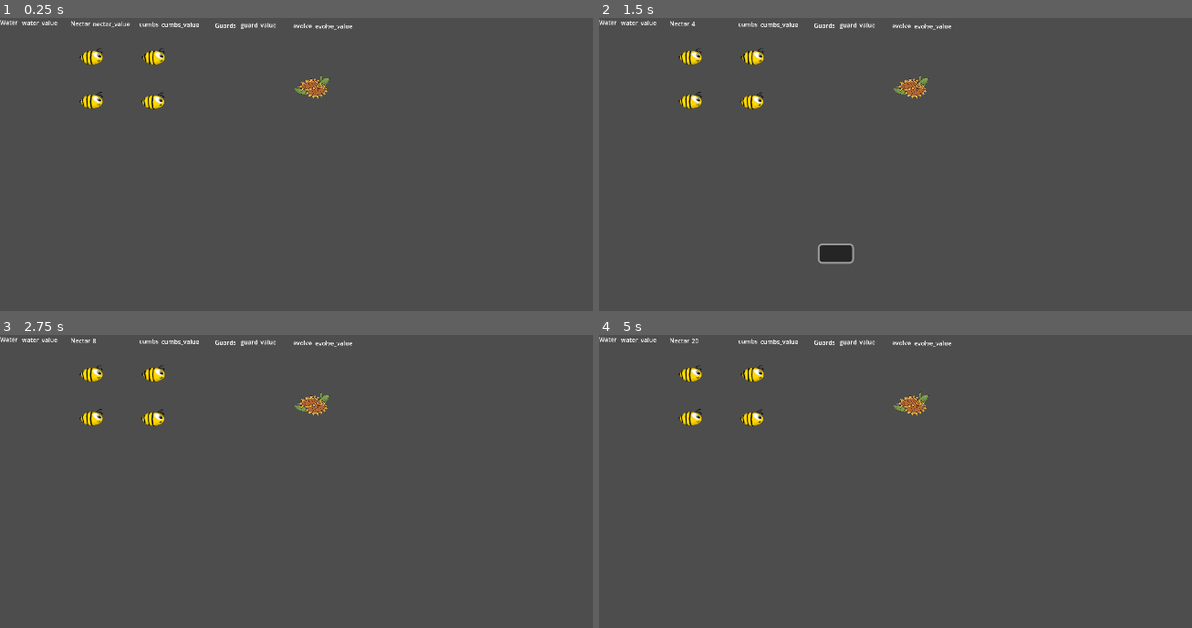
Above: before the commit, frames 1-4 (two rows, left to right).
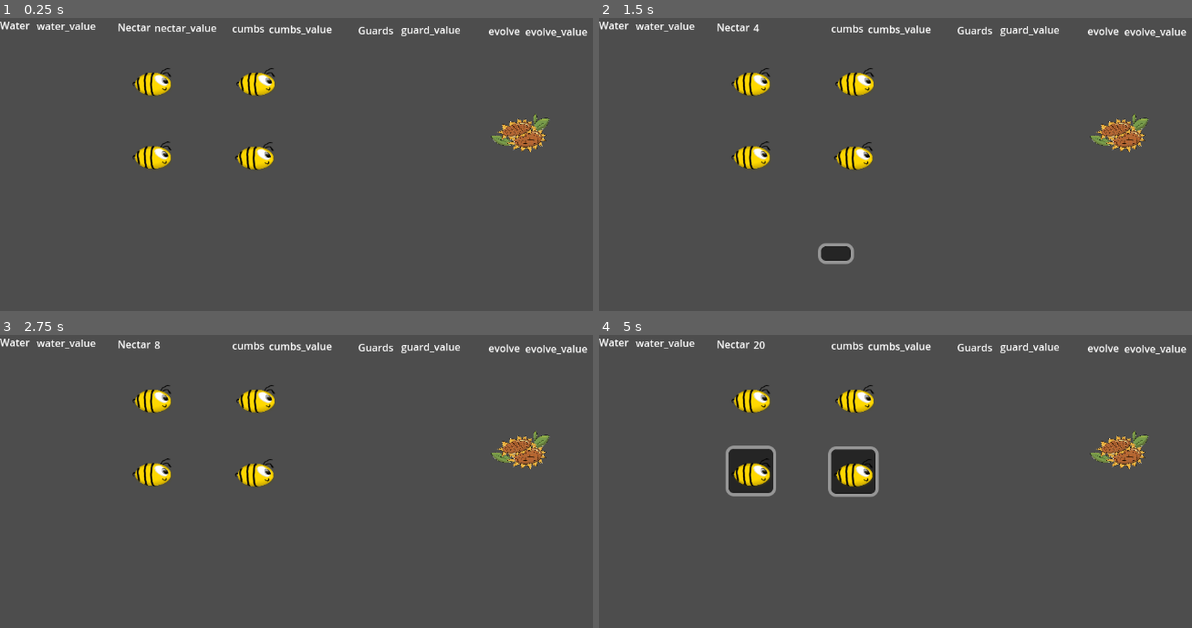
Above: after the commit, the same moments.

Repository: chocolandTV/bee-hiverimps
Game: Godot game, scene res://scenes/_game/game.tscn
Two runs of this game, one before a commit and one after it. Both use one fixed random seed, a clock stepped at 60 frames per second and the inputs below. The project has no main scene, so this scene is started directly.
Inputs (mouse positions are in pixels of both pictures, inside the frame that each line leads up to):
- Up to frame 1 (0.25 s): no input
- Up to frame 2 (1.5 s): tap Enter at 0.5 s; move the mouse to (1126, 202) at 0.52 s; click (1126, 202) at 0.6 s; tap Space at 1.25 s; drag from (818, 243) to (925, 305) at 1.27 s
- Up to frame 3 (2.75 s): move the mouse to (438, 449) at 2.02 s; hold Right mouse button (right_click) from 2.03 s (still down); click (438, 449) at 2.3 s
- Up to frame 4 (5 s): release Right mouse button (right_click) at 2.75 s; tap Enter at 2.75 s; drag from (925, 622) to (747, 478) at 2.77 s; move the mouse to (1180, 601) at 3.52 s; click (1180, 601) at 3.6 s; tap Space at 4.25 s; drag from (747, 478) to (853, 437) at 4.27 s

The runs differ from the first frame. In frame 1, 4.5% of the frame differs, in the area x 0-100%, y 0-53%; in frame 2, 4.5%; in frame 3, 4.4%; in frame 4, 6.5%, in the area x 0-100%, y 0-56%.

Commit message:
short_click implement

Diff:
--- a/components/mechanics/selection_component.gd
+++ b/components/mechanics/selection_component.gd
@@ -24,7 +24,9 @@
 func get_units_in_area(area):
 	var area_units = []
 	for unit in units:
-		if (unit.position.x > area[0].x) and (unit.position.x < area[1].x):
+		if (unit.position).distance_to(area[0])< unit.body_radius:
+			area_units.append(unit)
+		elif (unit.position.x > area[0].x) and (unit.position.x < area[1].x):
 			if(unit.position.y > area[0].y) and (unit.position.y < area[1].y):
 				area_units.append(unit)
 	return area_units
--- a/project.godot
+++ b/project.godot
@@ -22,8 +22,6 @@
 
 [display]
 
-window/size/viewport_width=1920
-window/size/viewport_height=1080
 window/stretch/aspect="expand"
 
 [global_group]
--- a/scenes/characters/bee_01.gd
+++ b/scenes/characters/bee_01.gd
@@ -8,6 +8,7 @@
 @onready var target = position
 var follow_cursor  = false
 var unit_speed = 50
+var body_radius = 30
 #### Debug
 
 func _input(event):
@@ -18,6 +19,7 @@
 		follow_cursor = false
 
 func _ready():
+	body_radius = $CollisionShape2D.shape.radius
 	set_selected(selected)
 
 func _physics_process(_delta):
--- a/scenes/characters/bee_01.tscn
+++ b/scenes/characters/bee_01.tscn
@@ -6,7 +6,7 @@
 [ext_resource type="PackedScene" uid="uid://bjqd41cbb1lb0" path="res://components/jobs/job_component.tscn" id="4_e3n1e"]
 
 [sub_resource type="CircleShape2D" id="CircleShape2D_tr08v"]
-radius = 30.0666
+radius = 30.07
 
 [sub_resource type="Animation" id="Animation_3vmwv"]
 length = 0.001
--- a/scenes/menu/UI_camera.gd
+++ b/scenes/menu/UI_camera.gd
@@ -22,29 +22,35 @@
 	if event is InputEventMouse:
 		mouse_pos = event.position
 		mouse_global_position = get_global_mouse_position()
+	if event is InputEventMouseButton:
+		var mouse_button : InputEventMouseButton = event
+
+		if mouse_button.button_index == 1 and mouse_button.pressed:
+			draw_area(false)
+			start = mouse_global_position
+			start_v = mouse_pos
+			isDragging = true
+			emit_signal("area_selected",self)
+
+		if mouse_button.button_index == 1 and !mouse_button.pressed:
+			if start_v.distance_to(mouse_pos) > 20:
+				end = mouse_global_position
+				end_v = mouse_pos
+				isDragging =false
+				draw_area(false)
+				emit_signal("area_selected",self)
+			else:
+				end = start
+				end_v = start
+				isDragging = false
+				draw_area(false)
+
 func _process(_delta):
-	if Input.is_action_just_pressed("left_click"):
-		start = mouse_global_position
-		start_v = mouse_pos
-
-		isDragging = true
 	if isDragging:
 		end = mouse_global_position
 		end_v = mouse_pos
 		draw_area()
 
-
-	if Input.is_action_just_released("left_click"):
-		if start_v.distance_to(mouse_pos) > 20:
-			end = mouse_global_position
-			end_v = mouse_pos
-			isDragging =false
-			draw_area(false)
-			emit_signal("area_selected",self)
-		else:
-			end = start
-			isDragging = false
-			draw_area(false)
 
 
 func draw_area(s =true):
--- a/scenes/menu/ui_main.tscn
+++ b/scenes/menu/ui_main.tscn
@@ -6,6 +6,7 @@
 [node name="UI" type="Control"]
 layout_mode = 3
 anchors_preset = 0
+mouse_filter = 1
 
 [node name="Drag_Box_Panel" type="Panel" parent="."]
 layout_mode = 0
